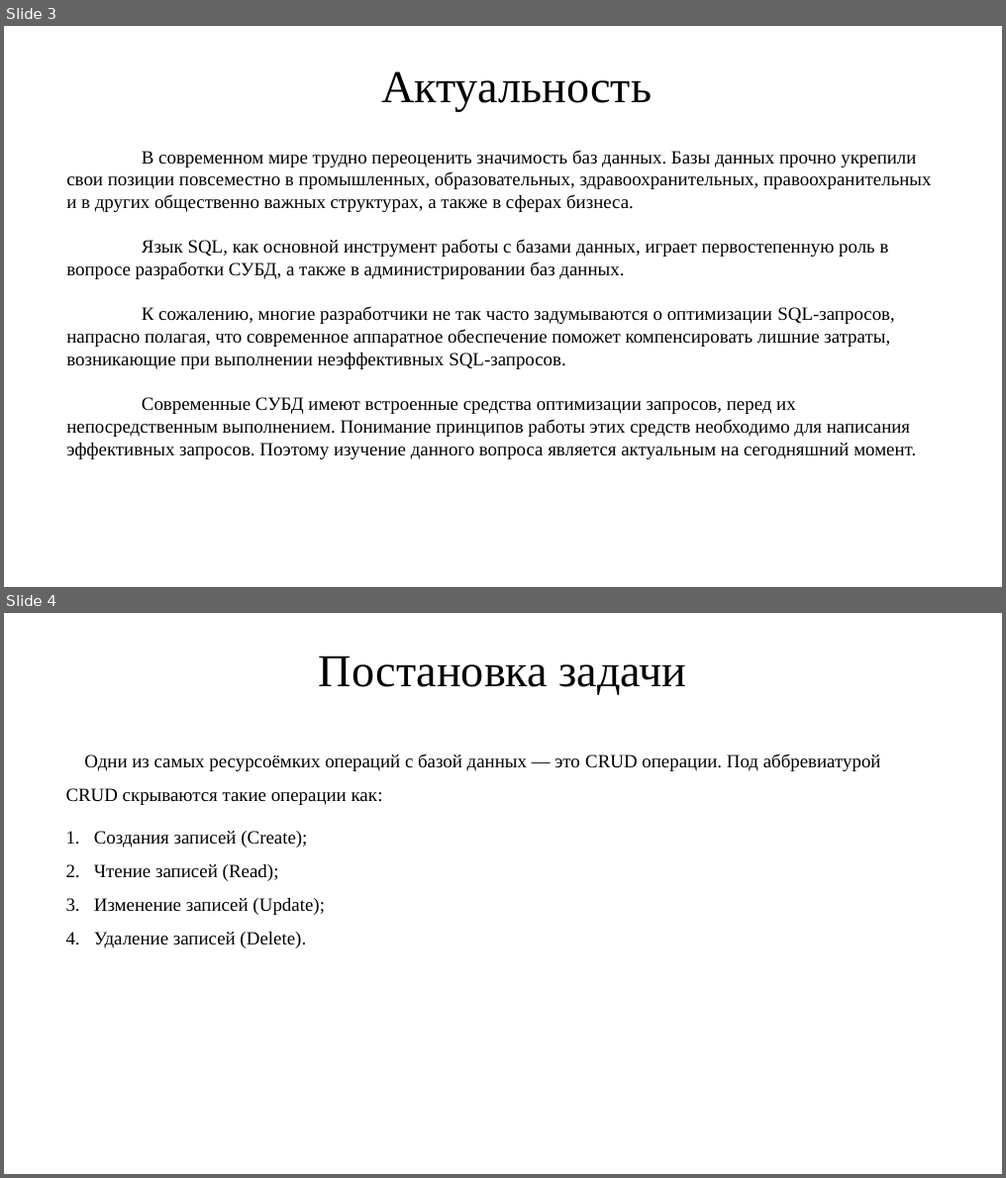
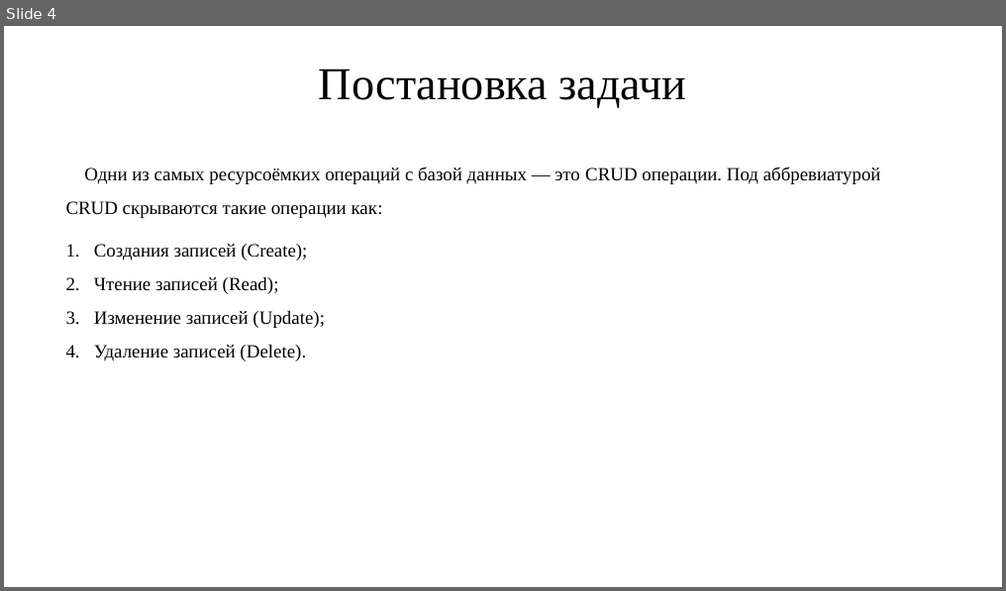
Before and after one commit to IgorTyutyunov/-, a slide deck: Тютюнов.pptx. Shown one above the other, each under a label of ours: slides 3 and 4 before the commit, slide 4 after it. The pictures are 1006x1178 and 1006x591 pixels, drawn with LibreOffice and Linux fonts; fonts in the diff are those of the drawing. Boxes give left, top, right and bottom in pixels: in the first picture for what was removed or moved away, otherwise in the second. Text is boxed around its words. In the diff, an @@ line names an element or a change of style, - is before the commit and + after.

```diff
--- a/Тютюнов.pptx
+++ b/Тютюнов.pptx
@@ slide 3 removed at (4,26,1002,587), background #FFFFFF @@
@@ title removed at (381,72,651,111) @@
-Актуальность
@@ text removed at (66,150,931,460) @@
-В современном мире трудно переоценить значимость баз данных. Базы данных прочно укрепили свои позиции повсеместно в промышленных, образовательных, здравоохранительных, правоохранительных и в других общественно важных структурах, а также в сферах бизнеса.
-Язык SQL, как основной инструмент работы с базами данных, играет первостепенную роль в вопросе разработки СУБД, а также в администрировании баз данных.
-К сожалению, многие разработчики не так часто задумываются о оптимизации SQL-запросов, напрасно полагая, что современное аппаратное обеспечение поможет компенсировать лишние затраты, возникающие при выполнении неэффективных SQL-запросов.
-Современные СУБД имеют встроенные средства оптимизации запросов, перед их непосредственным выполнением. Понимание принципов работы этих средств необходимо для написания эффективных запросов. Поэтому изучение данного вопроса является актуальным на сегодняшний момент.
```
Also in this commit, not shown: 5 slides changed, 1 slide added.
